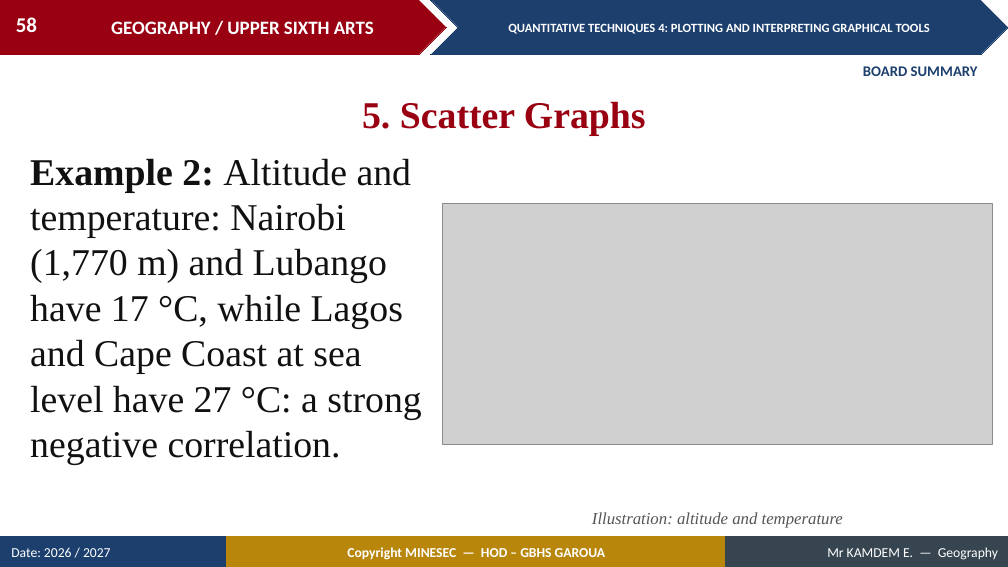
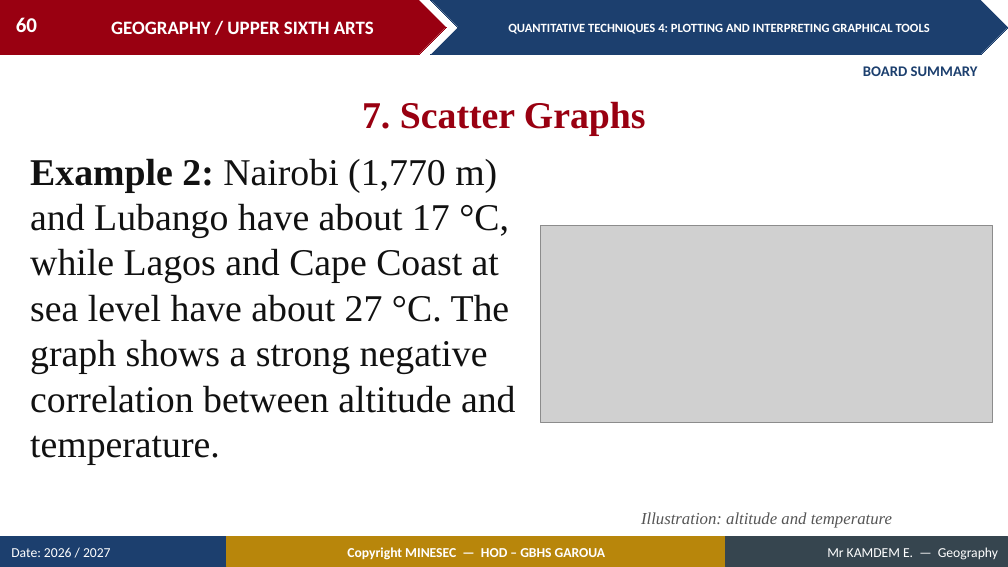
Before and after one commit to Berthautk/linea-github, a slide deck: slide 60 of lecons/USA/Practical Geography/15_USA_PRA_QT04_Plotting_and_Interpreting_Graphical_Tools.pptx (slide 58 before the commit). Drawn at 1008x567 pixels with LibreOffice and Linux fonts; fonts in the diff are those of the drawing; grey boxes stand for pictures. Boxes give left, top, right and bottom in pixels: in the first picture for what was removed or moved away, otherwise in the second. Text is boxed around its words. In the diff, an @@ line names an element or a change of style, - is before the commit and + after.

```diff
--- a/lecons/USA/Practical Geography/15_USA_PRA_QT04_Plotting_and_Interpreting_Graphical_Tools.pptx
+++ b/lecons/USA/Practical Geography/15_USA_PRA_QT04_Plotting_and_Interpreting_Graphical_Tools.pptx
@@ page number at (16, 17, 37, 32): text changed @@
-58
+60
@@ text at (362, 101, 646, 136): text changed @@
-5. Scatter Graphs
+7. Scatter Graphs
@@ text at (30, 158, 516, 465): text changed @@
-Example 2: Altitude and temperature: Nairobi (1,770 m) and Lubango have 17 °C, while Lagos and Cape Coast at sea level have 27 °C: a strong negative correlation.
+Example 2: Nairobi (1,770 m) and Lubango have about 17 °C, while Lagos and Cape Coast at sea level have about 27 °C. The graph shows a strong negative correlation between altitude and temperature.
@@ picture: place and size @@
-picture at (442, 203, 993, 445)
+picture at (541, 225, 993, 423)
@@ text "Illustration: altitude and temperature": place and size @@
-text "Illustration: altitude and temperature" at (592, 512, 843, 528)
+text "Illustration: altitude and temperature" at (641, 512, 892, 528)
```
Also in this commit, not shown: 20 other slides changed, 4 slides added, 2 slides removed, 7 other files.
